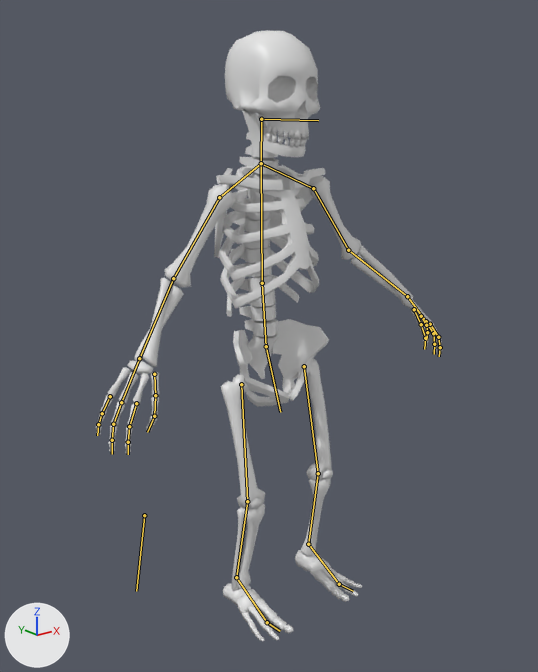
Two versions of the Blender file Assets/Blends/char-skeleton.blend, one commit apart.
Camera for both pictures: a 50 mm camera at (-1.506, -1.845, 0.74) aimed at (-0.046, -0.021, 0.01). The lights are fixed; the arrows at lower left show +X, +Y and +Z. The bones that bend it are drawn over the model as lines.

The first picture shows 'char-skeleton'.
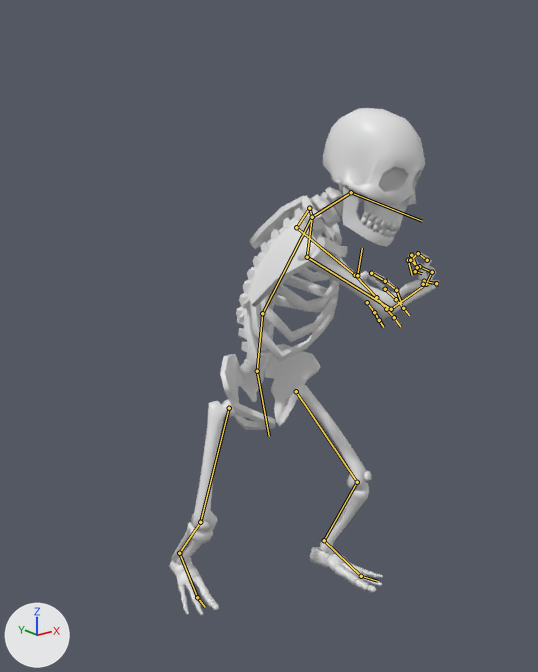
The newer file adds an action. The first version stands in its rest pose; the second is drawn at frame 19 of the action 'Char Skeleton Attack 1'.

Location of each change, [x1, y1, x2, y2] in pixels of the pictures (538 x 672 px):
'char-skeleton', posed (22% narrower, 17% shorter): before [96, 30, 442, 641]; after [169, 108, 440, 615]
bone 'hips', root to tip: before (266, 346) to (280, 412); after (257, 371) to (269, 436)
bone 'spine', root to tip: before (266, 346) to (262, 283); after (257, 371) to (262, 313)
bone 'ribs', root to tip: before (262, 283) to (261, 163); after (262, 313) to (312, 217)
bone 'neck', root to tip: before (261, 163) to (261, 119); after (312, 217) to (351, 192)
bone 'head', root to tip: before (261, 119) to (318, 120); after (351, 192) to (422, 221)
bone 'shoulder l', root to tip: before (261, 163) to (313, 188); after (312, 217) to (309, 208)
bone 'shoulder r', root to tip: before (261, 163) to (219, 197); after (312, 217) to (307, 257)
bone 'finger middle 1 r', root to tip: before (121, 402) to (113, 424); after (432, 272) to (419, 266)
bone 'finger middle 2 r', root to tip: before (113, 424) to (112, 440); after (419, 266) to (415, 271)
bone 'finger middle 3 r', root to tip: before (112, 440) to (112, 454); after (415, 271) to (422, 273)
bone 'thumb 1 r', root to tip: before (154, 374) to (155, 395); after (417, 267) to (411, 255)
bone 'thumb 2 r', root to tip: before (155, 395) to (154, 416); after (411, 255) to (408, 260)
bone 'thumb 3 r', root to tip: before (154, 416) to (147, 432); after (408, 260) to (412, 275)
bone 'finger index 1 r', root to tip: before (136, 403) to (129, 426); after (427, 260) to (418, 253)
bone 'finger index 2 r', root to tip: before (129, 426) to (128, 442); after (418, 253) to (410, 260)
bone 'finger index 3 r', root to tip: before (128, 442) to (128, 454); after (410, 260) to (415, 264)
bone 'finger pinky 1 r', root to tip: before (110, 396) to (102, 413); after (436, 283) to (424, 281)
bone 'finger pinky 2 r', root to tip: before (102, 413) to (98, 424); after (424, 281) to (423, 284)
bone 'finger pinky 3 r', root to tip: before (98, 424) to (97, 435); after (423, 284) to (428, 284)

The change in detail:
Bone 'hand ctrl l' (bone_hand_ctrl_l) moves from (0.0, 0.0, 0.0) to (-0.139, -0.139, -0.091).
Bone 'hand ctrl l' (bone_hand_ctrl_l) turns from (0, 0, 0) to (21, -76, -21) degrees about its own x, y and z.
Bone 'foot ctrl l' (bone_foot_ctrl_l) moves from (0.0, 0.0, 0.0) to (-0.064, 0.018, 0.008).
Bone 'foot ctrl l' (bone_foot_ctrl_l) turns from (0, 0, 0) to (0, -5, 10) degrees about its own x, y and z.
Bone 'leg target l' (bone_leg_target_l) moves from (0.0, 0.0, 0.0) to (0.187, 0.164, 0.147).
Bone 'hips' (bone_hips) moves from (0.0, 0.0, 0.0) to (0.021, 0.077, -0.054).
Bone 'hips' (bone_hips) turns from (0, 0, 0) to (-1, 6, -2) degrees about its own x, y and z.
Bone 'spine' (bone_spine) turns from (0, 0, 0) to (17, -15, -2) degrees about its own x, y and z.
Bone 'ribs' (bone_ribs) turns from (0, 0, 0) to (47, 47, 31) degrees about its own x, y and z.
Bone 'neck' (bone_neck) turns from (0, 0, 0) to (38, 21, -4) degrees about its own x, y and z.
Bone 'head' (bone_head) turns from (0, 0, 0) to (-13, -7, 9) degrees about its own x, y and z.
Bone 'shoulder l' (bone_shoulder_l) turns from (0, 0, 0) to (6, 7, 3) degrees about its own x, y and z.
Bone 'shoulder r' (bone_shoulder_r) turns from (0, 0, 0) to (18, 9, -15) degrees about its own x, y and z.
Bone 'finger middle 1 r' (bone_finger_middle_1_r) turns from (0, 0, 0) to (-38, 7, 26) degrees about its own x, y and z.
Bone 'finger middle 2 r' (bone_finger_middle_2_r) turns from (0, 0, 0) to (-93, 22, 10) degrees about its own x, y and z.
Bone 'finger middle 3 r' (bone_finger_middle_3_r) turns from (0, 0, 0) to (-42, 7, 12) degrees about its own x, y and z.
Bone 'thumb 1 r' (bone_thumb_1_r) turns from (0, 0, 0) to (14, -14, 5) degrees about its own x, y and z.
Bone 'thumb 2 r' (bone_thumb_2_r) turns from (0, 0, 0) to (-49, 6, 5) degrees about its own x, y and z.
Bone 'thumb 3 r' (bone_thumb_3_r) turns from (0, 0, 0) to (-64, -1, -2) degrees about its own x, y and z.
Bone 'finger index 1 r' (bone_finger_index_1_r) turns from (0, 0, 0) to (-28, 12, 12) degrees about its own x, y and z.
Bone 'finger index 2 r' (bone_finger_index_2_r) turns from (0, 0, 0) to (-93, 1, 6) degrees about its own x, y and z.
Bone 'finger index 3 r' (bone_finger_index_3_r) turns from (0, 0, 0) to (-45, 0, -1) degrees about its own x, y and z.
Bone 'finger pinky 1 r' (bone_finger_pinky_1_r) turns from (0, 0, 0) to (-52, 14, 22) degrees about its own x, y and z.
Bone 'finger pinky 2 r' (bone_finger_pinky_2_r) turns from (0, 0, 0) to (-102, 16, 5) degrees about its own x, y and z.
Bone 'finger pinky 3 r' (bone_finger_pinky_3_r) turns from (0, 0, 0) to (-25, 3, 7) degrees about its own x, y and z.
Bone 'hand ctrl r' (bone_hand_ctrl_r) moves from (0.0, 0.0, 0.0) to (-0.618, -0.569, -0.414).
Bone 'hand ctrl r' (bone_hand_ctrl_r) turns from (0, 0, 0) to (-71, 41, 125) degrees about its own x, y and z.
Bone 'foot ctrl r' (bone_foot_ctrl_r) moves from (0.0, 0.0, 0.0) to (0.076, -0.232, -0.109).
Bone 'foot ctrl r' (bone_foot_ctrl_r) turns from (0, 0, 0) to (0, 5, -11) degrees about its own x, y and z.
Bone 'leg target r' (bone_leg_target_r) moves from (0.0, 0.0, 0.0) to (-0.21, 0.012, 0.039).
Bone 'arm target r' (bone_arm_target_r) moves from (0.0, 0.0, 0.0) to (-0.16, -1.119, -0.074).
